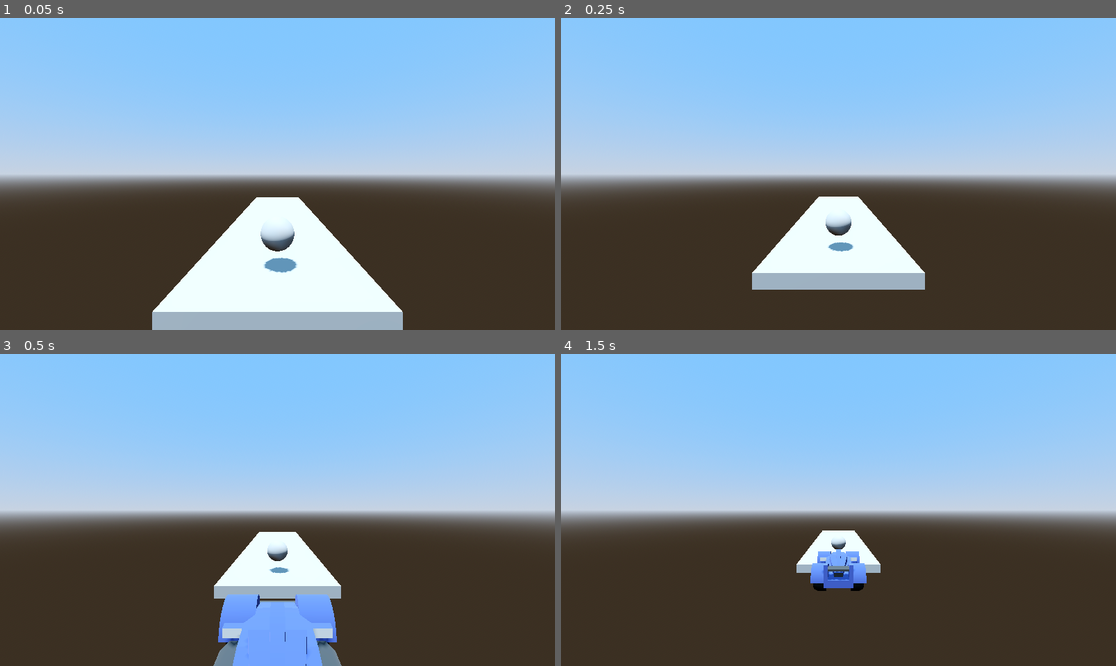
Above: before the commit, frames 1-4 (two rows, left to right).
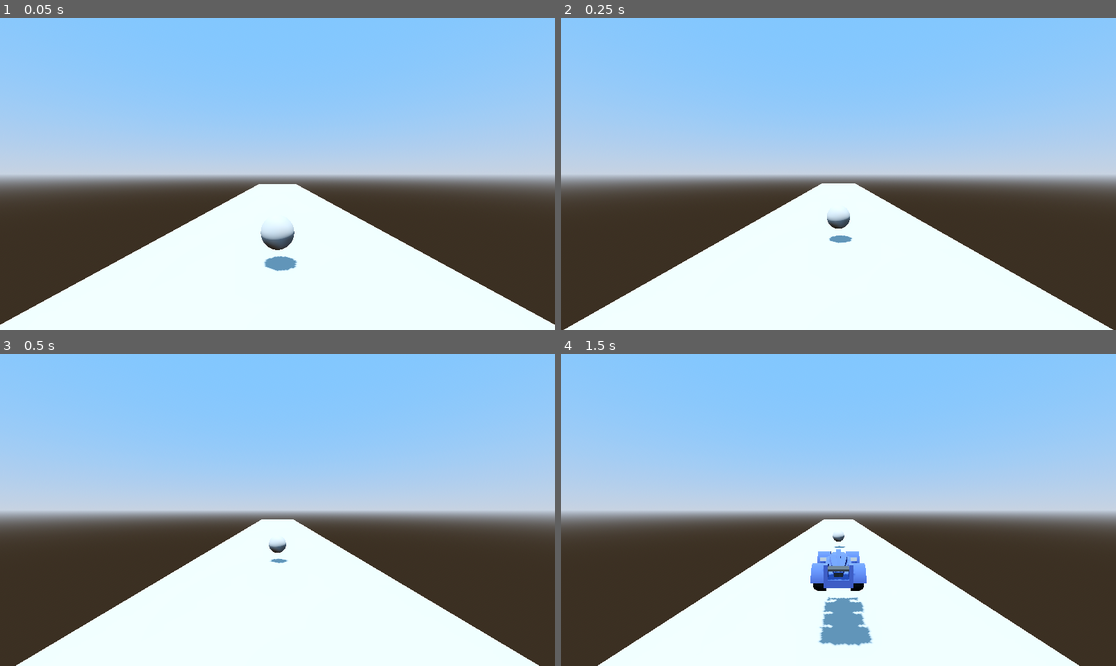
Above: after the commit, the same moments.

Repository: sassani134/arcadeStyleCarGame
Game: Godot game, scene res://Scenes/testPlatform.tscn
The game is run twice, just before and just after one commit, with the same random seed, the same clock (stepped at 60 frames per second) and the same inputs. The project has no main scene, so this scene is started directly.
Inputs (mouse positions are in pixels of both pictures, inside the frame that each line leads up to):
- Up to frame 1 (0.05 s): no input
- Up to frame 2 (0.25 s): no input
- Up to frame 3 (0.5 s): no input
- Up to frame 4 (1.5 s): tap Enter (ui_accept) at 0.5, 0.77, 1.25 s; move the mouse to (960, 494) at 0.52 s; hold D 0.53-1.28 s; hold F 0.53-1.28 s; click (960, 494) at 0.67 s; move the mouse to (727, 525) at 1.27 s; hold S from 1.28 s (still down); tap Space at 1.35 s

The runs differ from the first frame. In frame 1, 16% of the frame differs, in the area x 0-100%, y 53-100%; in frame 2, 20%; in frame 3, 21%, in the area x 2-98%, y 53-100%; in frame 4, 20%.

Commit message:
Re instanciate the car scene

Diff:
--- a/Scenes/testPlatform.tscn
+++ b/Scenes/testPlatform.tscn
@@ -28,9 +28,9 @@
 shadow_enabled = true
 
 [node name="Platform" type="CSGMesh3D" parent="."]
-transform = Transform3D(5, 0, 0, 0, 0.5, 0, 0, 0, 20, 0, 0, 0)
+transform = Transform3D(10, 0, 0, 0, 0.5, 0, 0, 0, 80, 0, 0, 1.04202)
 use_collision = true
 mesh = SubResource("BoxMesh_4kh2a")
 
 [node name="Car" parent="." instance=ExtResource("1_qt3yw")]
-transform = Transform3D(1, 0, 0, 0, 1, 0, 0, 0, 1, 0, 1, 8)
+transform = Transform3D(1, 0, 0, 0, 1, 0, 0, 0, 1, 0, 0.965336, 11.6122)
